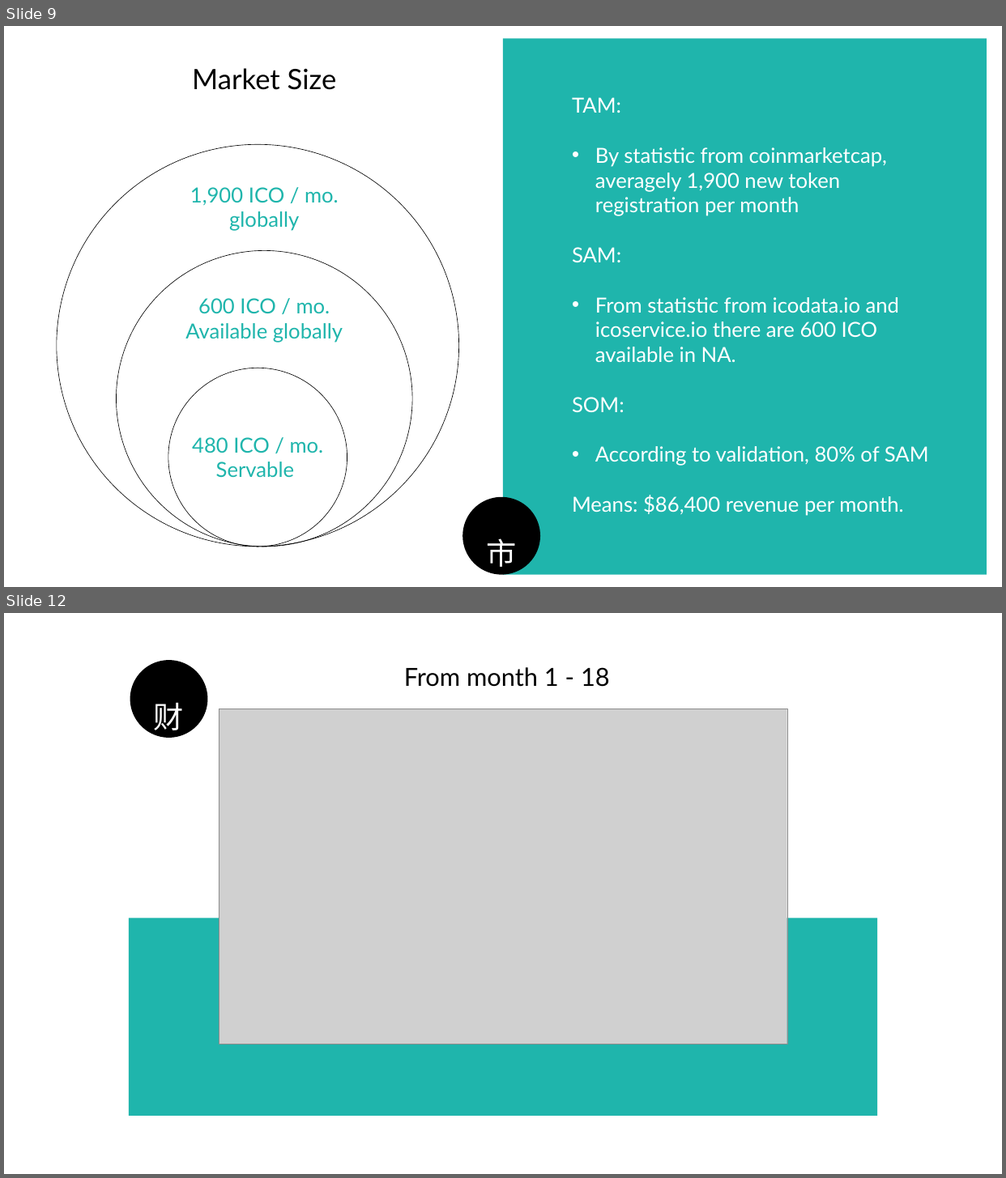
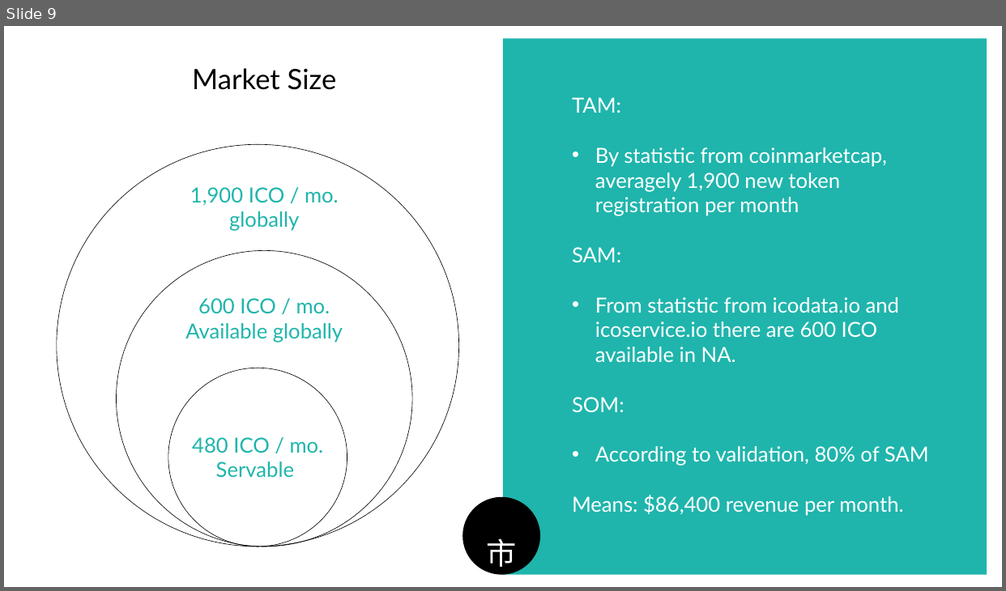
Before and after one commit to alleymist/listtoken.io, a slide deck: ListTokenBP.pptx. Shown one above the other, each under a label of ours: slides 9 and 12 before the commit, slide 9 after it; the slides between them are not shown. The pictures are 1006x1178 and 1006x591 pixels, drawn with LibreOffice and Linux fonts; fonts in the diff are those of the drawing; grey boxes stand for pictures. Boxes give left, top, right and bottom in pixels: in the first picture for what was removed or moved away, otherwise in the second. Text is boxed around its words. In the diff, an @@ line names an element or a change of style, - is before the commit and + after.

```diff
--- a/ListTokenBP.pptx
+++ b/ListTokenBP.pptx
@@ slide 12 removed at (4, 613, 1002, 1174), background #FFFFFF @@
@@ ellipse removed at (130, 660, 207, 738) @@
@@ text removed at (404, 667, 610, 687) @@
-From month 1 - 18
@@ text removed at (154, 702, 184, 736) @@
-财
@@ picture removed at (219, 709, 787, 1044) @@
@@ rectangle removed at (129, 918, 877, 1116) @@
```
Also in this commit, not shown: 2 slides changed, 1 slide added, 7 other slides removed, 1 other file.
